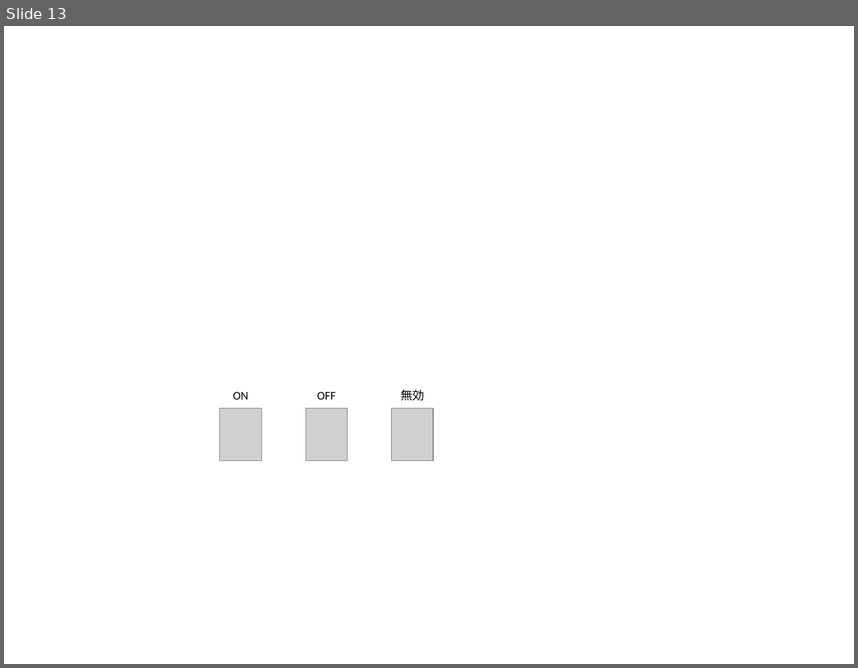
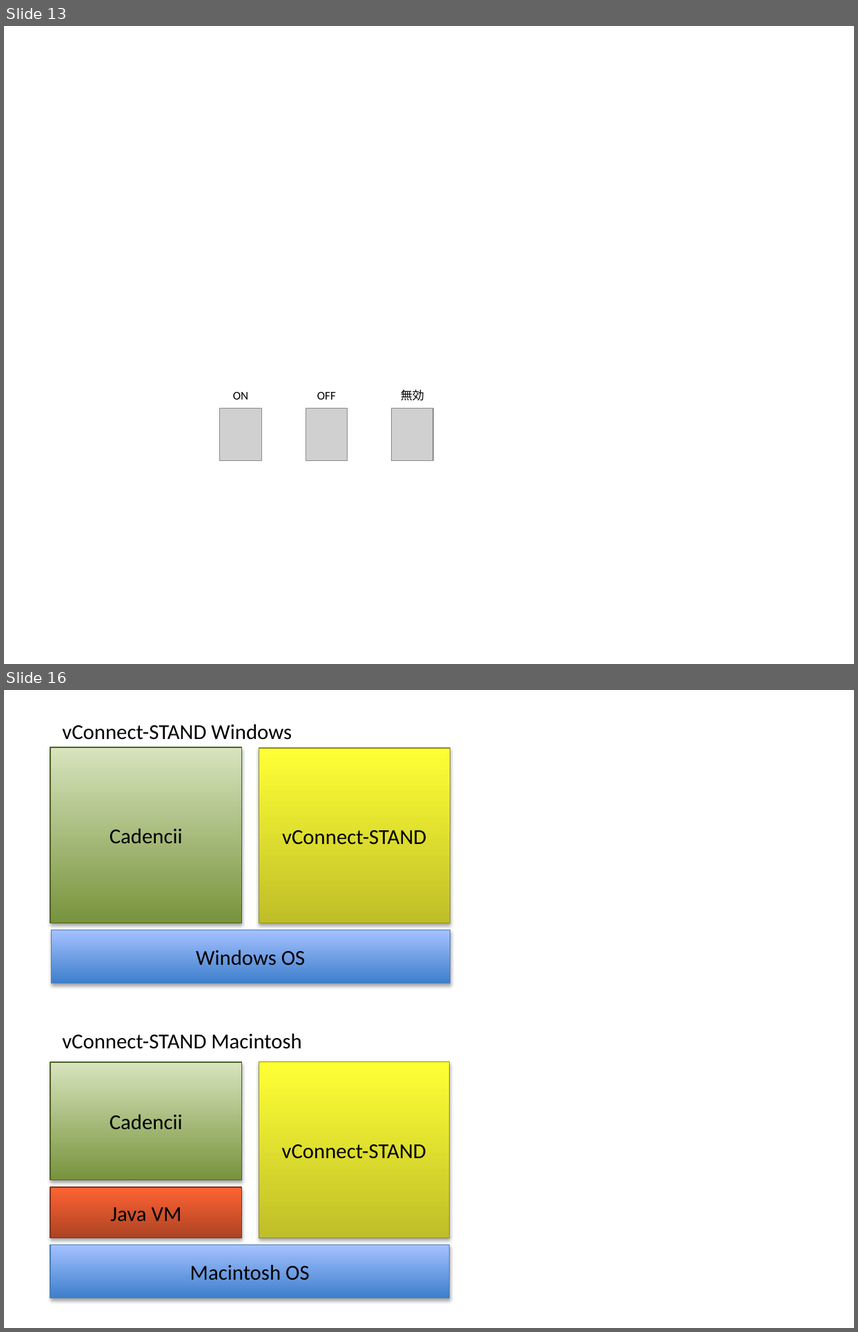
Before and after one commit to cadencii/cadencii, a slide deck: Cadencii/manual/manual.pptx. Shown one above the other, each under a label of ours: slide 13 before the commit, slides 13 and 16 after it; the slides between them are not shown. The pictures are 858x668 and 858x1332 pixels, drawn with LibreOffice and Linux fonts; fonts in the diff are those of the drawing; grey boxes stand for pictures. Boxes give left, top, right and bottom in pixels: in the first picture for what was removed or moved away, otherwise in the second. Text is boxed around its words. In the diff, an @@ line names an element or a change of style, - is before the commit and + after.

```diff
--- a/Cadencii/manual/manual.pptx
+++ b/Cadencii/manual/manual.pptx
@@ slide 16 added at (x1=4, y1=690, x2=854, y2=1328), background #FFFFFF @@
@@ text added at (x1=62, y1=724, x2=292, y2=740), 18 pt, text #000000 @@
+vConnect-STAND Windows
@@ rectangle added at (x1=51, y1=747, x2=242, y2=923), fill gradient #77933C to #D7E4BD, outline #4F6228 0.75 pt, 18 pt, text #000000 @@
+Cadencii
@@ rectangle added at (x1=259, y1=748, x2=450, y2=923), fill gradient #BFBE28 to #FFFF35, outline #8F8F1E 0.75 pt, 18 pt, text #000000 @@
+vConnect-STAND
@@ rectangle added at (x1=51, y1=929, x2=450, y2=983), fill gradient #3F80CE to #A4C4FF, outline #4B7EBC 0.75 pt, 18 pt, text #000000 @@
+Windows OS
@@ text added at (x1=62, y1=1033, x2=301, y2=1049), 18 pt, text #000000 @@
+vConnect-STAND Macintosh
@@ rectangle added at (x1=259, y1=1061, x2=450, y2=1237), fill gradient #BFBE28 to #FFFF35, outline #8F8F1E 0.75 pt, 18 pt, text #000000 @@
+vConnect-STAND
@@ rectangle added at (x1=51, y1=1063, x2=242, y2=1181), fill gradient #77933C to #D7E4BD, outline #4F6228 0.75 pt, 18 pt, text #000000 @@
+Cadencii
@@ rectangle added at (x1=51, y1=1186, x2=242, y2=1237), fill gradient #AC4323 to #FF6334, outline #86331B 0.75 pt, 18 pt, text #000000 @@
+Java VM
@@ rectangle added at (x1=51, y1=1244, x2=450, y2=1297), fill gradient #3F80CE to #A4C4FF, outline #4B7EBC 0.75 pt, 18 pt, text #000000 @@
+Macintosh OS
```
Also in this commit, not shown: 2 other slides added, 7 other files.
